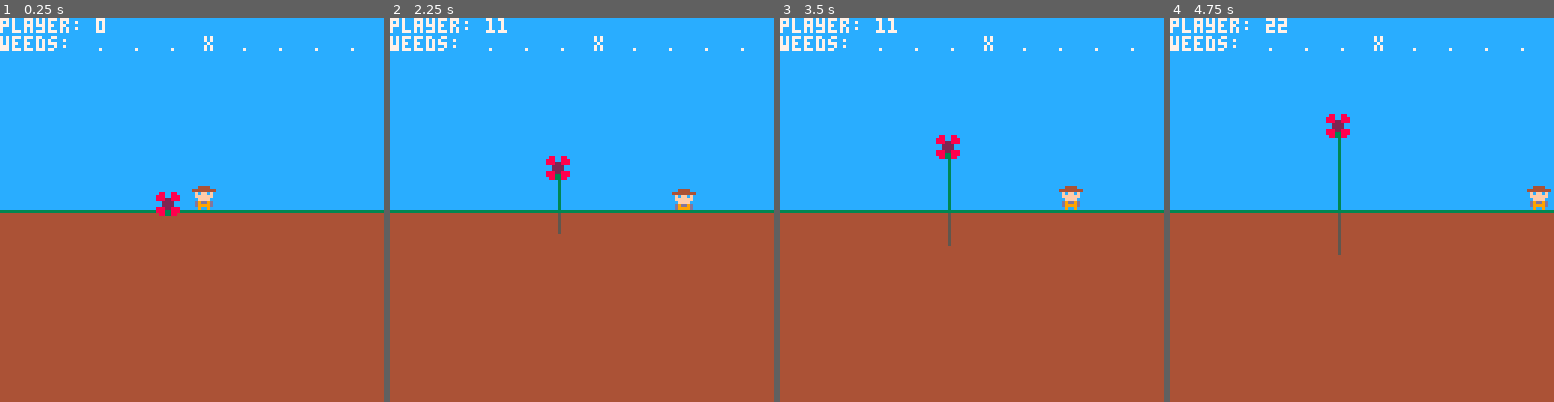
Above: before the commit, frames 1-4 (left to right).
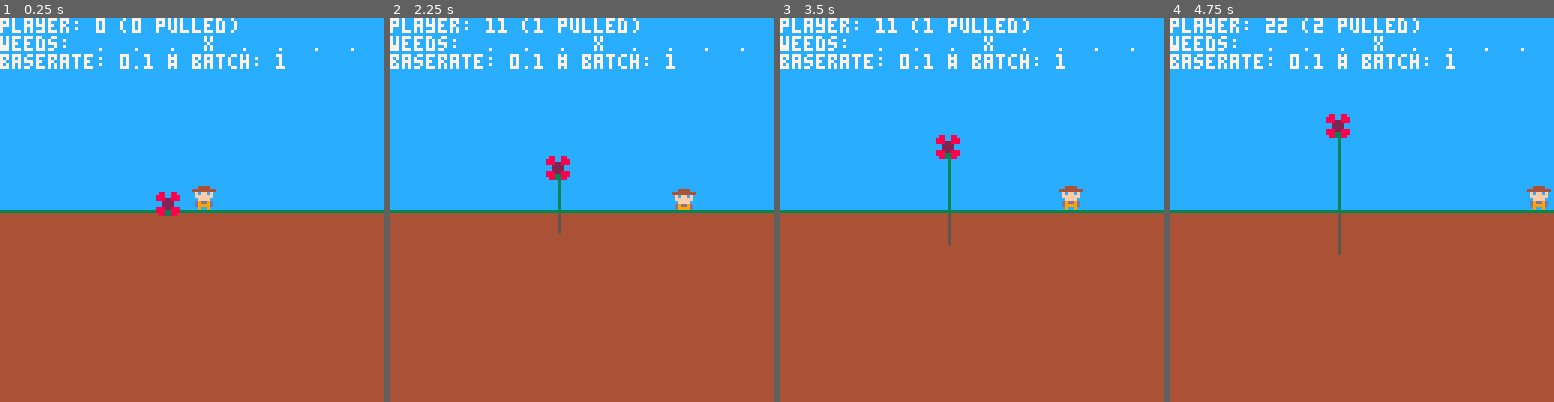
Above: after the commit, the same moments.

Repository: millwardesque/overgrowth
Game: PICO-8 cartridge overgrowth.p8
The game is run twice, just before and just after one commit, with the same random seed, the same clock (stepped at 60 frames per second) and the same inputs.
Inputs:
- Up to frame 1 (0.25 s): no input
- Up to frame 2 (2.25 s): tap X (X key) at 0.33, 1.07, 1.85 s; tap O (Z key) at 0.7, 1.7, 2.1 s; hold Right 1.6-2.1 s; hold Up from 2.15 s (still down)
- Up to frame 3 (3.5 s): release Up at 2.42 s; hold Right 2.47-3.03 s; tap O (Z key) at 2.5, 2.9, 3.3 s; tap X (X key) at 2.97 s; hold Left from 3.08 s (still down)
- Up to frame 4 (4.75 s): release Left at 3.58 s; hold Down 3.63-3.97 s; tap O (Z key) at 3.7, 4.1, 4.5 s; hold Right 4.02-4.68 s; tap X (X key) at 4.08 s; hold Up from 4.73 s (still down)

The runs differ from the first frame. In frame 1, 1.6% of the frame differs, in the area x 0-75%, y 0-14%; in frame 2, 1.5%; in frame 3, 1.5%; in frame 4, 1.5%.

Commit message:
partial difficulty ramp implementation.

Diff:
--- a/overgrowth.lua
+++ b/overgrowth.lua
@@ -117,7 +117,7 @@
 
 		-- Draw score
 		color(7)
-		print(player.name..": "..player.score)
+		print(player.name..": "..player.score.." ("..player.weeds_pulled.." pulled)")
 	end,
 
 	exit = function(self)
@@ -244,6 +244,7 @@
 	new_player.is_pulling_weed = false
 	new_player.pulling_weed_elapsed = 0
 	new_player.score = 0
+	new_player.weeds_pulled = 0
 
 	-- Animations
 	local player_anims = {
@@ -419,6 +420,7 @@
 
 		-- Score increases a lot for the extraction.
 		puller.score += 10
+		puller.weeds_pulled += 1
 	end
 end
 
@@ -431,6 +433,9 @@
 	time_between_weeds = 1,
 	time_until_weed = 0,
 	max_weed_height = 1,
+	generated_weeds = 0,
+	base_growth_rate = 0.1,
+	weeds_per_batch = 1,
 }
 
 --
@@ -439,6 +444,9 @@
 g_weed_generator.init = function(weed_width, max_weed_height, time_between_weeds)
 	local self = g_weed_generator
 	self.weeds = {}
+	self.generated_weeds = 0
+	self.base_growth_rate = 0.1
+	self.weeds_per_batch = 1
 
 	self.weed_width = weed_width
 	self.max_weed_height = max_weed_height
@@ -458,8 +466,21 @@
 	self.time_until_weed -= 1
 
 	if self.time_until_weed == 0 then
-		self.generate_weed()
+		for i = 1, self.weeds_per_batch do
+			self.generate_weed()
+		end
 		self.time_until_weed = self.time_between_weeds
+
+		-- Increase the growth speed if we've generated enough weeds
+		if self.generated_weeds % self.columns() == 0 then
+			self.base_growth_rate += 0.1
+		end
+
+		-- Increase the number of weeds generated at once if we've generated enough weeds
+		if self.generated_weeds % (self.columns() * 2) == 0 then
+			self.weeds_per_batch += 1
+			self.base_growth_rate -= 0.1
+		end
 	end
 
 	-- @DEBUG summarize
@@ -476,6 +497,9 @@
 		end
 	end
 	g_log.log(message)
+
+	message = "baserate: "..self.base_growth_rate.." # batch: "..self.weeds_per_batch
+	g_log.log(message)
 end
 
 --
@@ -531,6 +555,8 @@
 	local weed = make_weed("weed-"..column, sprite, stem_max_height, stem_growth_rate, stem_colour, root_max_height, root_growth_rate, root_colour, reroot_speed)
 	self.weeds[column] = weed
 	add(scene, weed)
+
+	self.generated_weeds += 1
 end
 
 --
--- a/overgrowth.p8
+++ b/overgrowth.p8
@@ -120,7 +120,7 @@
 
 		-- Draw score
 		color(7)
-		print(player.name..": "..player.score)
+		print(player.name..": "..player.score.." ("..player.weeds_pulled.." pulled)")
 	end,
 
 	exit = function(self)
@@ -247,6 +247,7 @@
 	new_player.is_pulling_weed = false
 	new_player.pulling_weed_elapsed = 0
 	new_player.score = 0
+	new_player.weeds_pulled = 0
 
 	-- Animations
 	local player_anims = {
@@ -422,6 +423,7 @@
 
 		-- Score increases a lot for the extraction.
 		puller.score += 10
+		puller.weeds_pulled += 1
 	end
 end
 
@@ -434,6 +436,9 @@
 	time_between_weeds = 1,
 	time_until_weed = 0,
 	max_weed_height = 1,
+	generated_weeds = 0,
+	base_growth_rate = 0.1,
+	weeds_per_batch = 1,
 }
 
 --
@@ -442,6 +447,9 @@
 g_weed_generator.init = function(weed_width, max_weed_height, time_between_weeds)
 	local self = g_weed_generator
 	self.weeds = {}
+	self.generated_weeds = 0
+	self.base_growth_rate = 0.1
+	self.weeds_per_batch = 1
 
 	self.weed_width = weed_width
 	self.max_weed_height = max_weed_height
@@ -461,8 +469,21 @@
 	self.time_until_weed -= 1
 
 	if self.time_until_weed == 0 then
-		self.generate_weed()
+		for i = 1, self.weeds_per_batch do
+			self.generate_weed()
+		end
 		self.time_until_weed = self.time_between_weeds
+
+		-- Increase the growth speed if we've generated enough weeds
+		if self.generated_weeds % self.columns() == 0 then
+			self.base_growth_rate += 0.1
+		end
+
+		-- Increase the number of weeds generated at once if we've generated enough weeds
+		if self.generated_weeds % (self.columns() * 2) == 0 then
+			self.weeds_per_batch += 1
+			self.base_growth_rate -= 0.1
+		end
 	end
 
 	-- @DEBUG summarize
@@ -479,6 +500,9 @@
 		end
 	end
 	g_log.log(message)
+
+	message = "baserate: "..self.base_growth_rate.." # batch: "..self.weeds_per_batch
+	g_log.log(message)
 end
 
 --
@@ -534,6 +558,8 @@
 	local weed = make_weed("weed-"..column, sprite, stem_max_height, stem_growth_rate, stem_colour, root_max_height, root_growth_rate, root_colour, reroot_speed)
 	self.weeds[column] = weed
 	add(scene, weed)
+
+	self.generated_weeds += 1
 end
 
 --
Not shown, changed: readme.md
